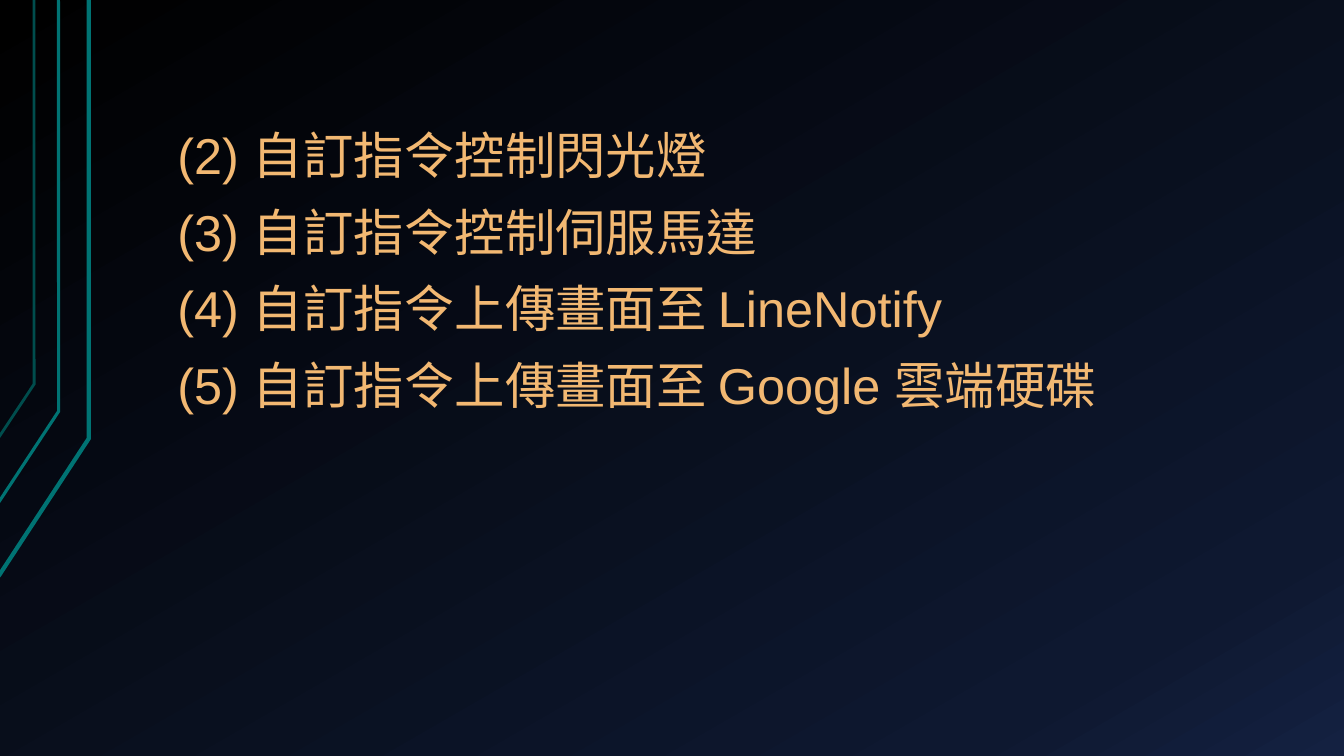
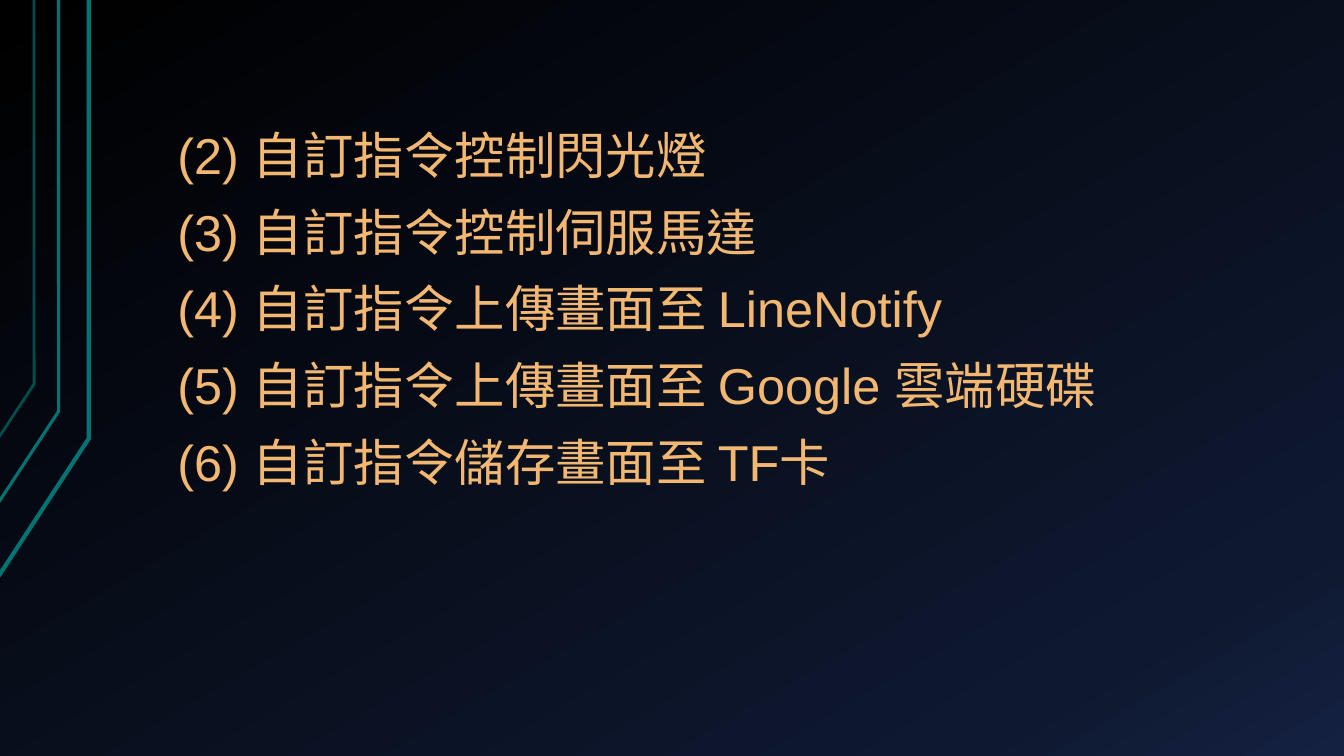
Before and after one commit to deltacod/Workshop, a slide deck: slide 24 of 2019.12.20_esp32-cam/ESP32-CAM-AI影像辨識應用_20191212.pptx. Drawn at 1344x756 pixels with LibreOffice and Linux fonts; fonts in the diff are those of the drawing. Boxes give left, top, right and bottom in pixels: in the first picture for what was removed or moved away, otherwise in the second. Text is boxed around its words. In the diff, an @@ line names an element or a change of style, - is before the commit and + after.

```diff
--- a/2019.12.20_esp32-cam/ESP32-CAM-AI影像辨識應用_20191212.pptx
+++ b/2019.12.20_esp32-cam/ESP32-CAM-AI影像辨識應用_20191212.pptx
@@ text at <box>177,438,830,491</box>: paragraph added @@
+(6) 自訂指令儲存畫面至 TF卡
```
Also in this commit, not shown: 1 other file.
